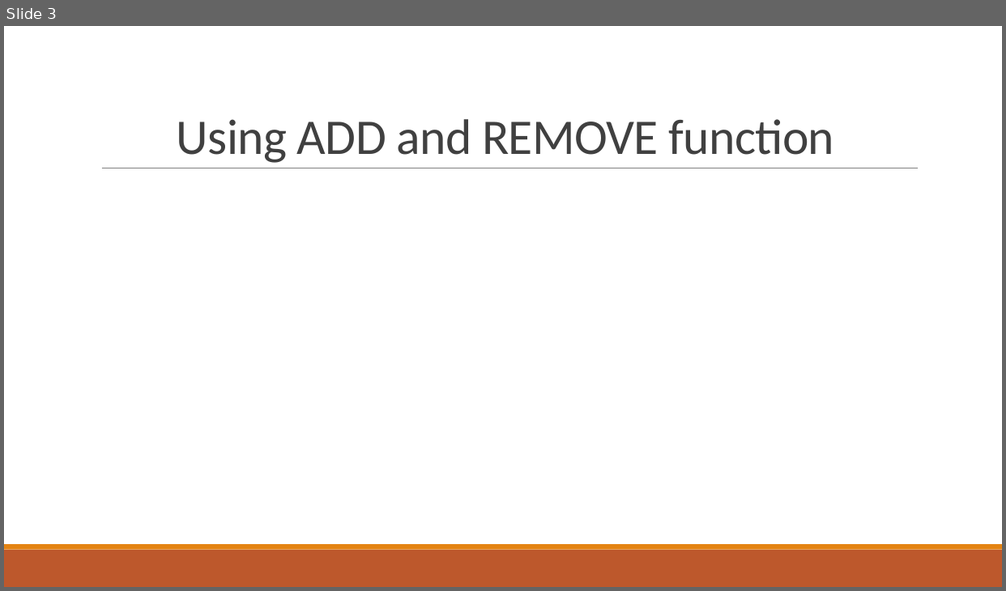
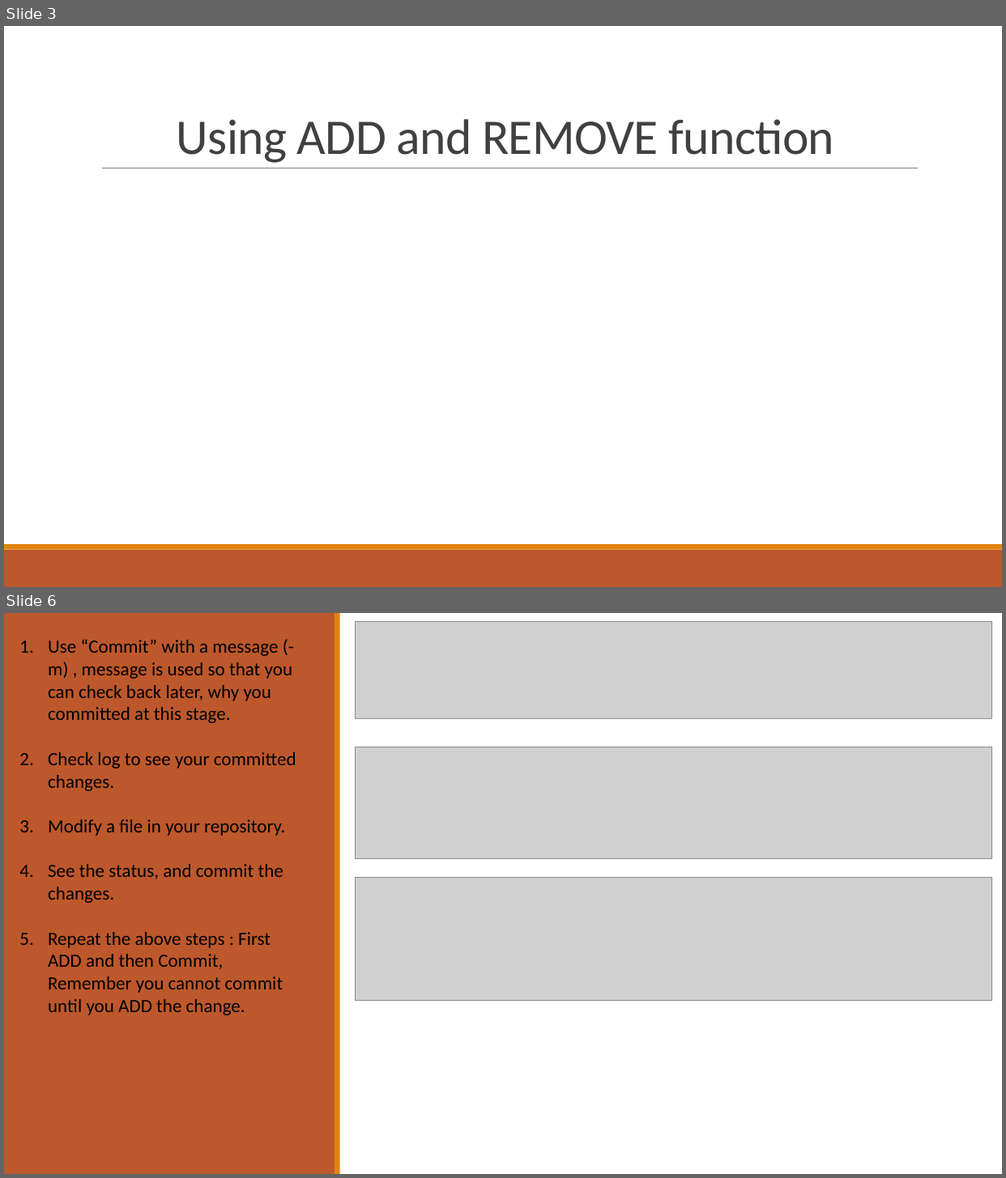
Before and after one commit to yash03/Git-Tutorial, a slide deck: Presentations/Chapter 2/Chapter – 2.pptx. Shown one above the other, each under a label of ours: slide 3 before the commit, slides 3 and 6 after it; the slides between them are not shown. The pictures are 1006x591 and 1006x1178 pixels, drawn with LibreOffice and Linux fonts; fonts in the diff are those of the drawing; grey boxes stand for pictures. Boxes give left, top, right and bottom in pixels: in the first picture for what was removed or moved away, otherwise in the second. Text is boxed around its words. In the diff, an @@ line names an element or a change of style, - is before the commit and + after.

```diff
--- a/Presentations/Chapter 2/Chapter – 2.pptx
+++ b/Presentations/Chapter 2/Chapter – 2.pptx
@@ slide 6 added at [4, 613, 1002, 1174], background #FFFFFF @@
@@ rectangle added at [4, 613, 335, 1174], fill #BD582C @@
@@ rectangle added at [335, 613, 340, 1174], fill #E48312 @@
@@ picture added at [356, 621, 992, 718] @@
@@ text added at [48, 639, 296, 1016], 18 pt, text #000000 @@
+1. Use “Commit” with a message (-m) , message is used so that you can check back later, why you committed at this stage.
+2. Check log to see your committed changes.
+3. Modify a file in your repository.
+4. See the status, and commit the changes.
+5. Repeat the above steps : First ADD and then Commit, Remember you cannot commit until you ADD the change.
@@ picture added at [356, 747, 992, 858] @@
@@ picture added at [356, 878, 992, 1001] @@
```
Also in this commit, not shown: 1 slide changed, 1 other slide added, 7 other files.
